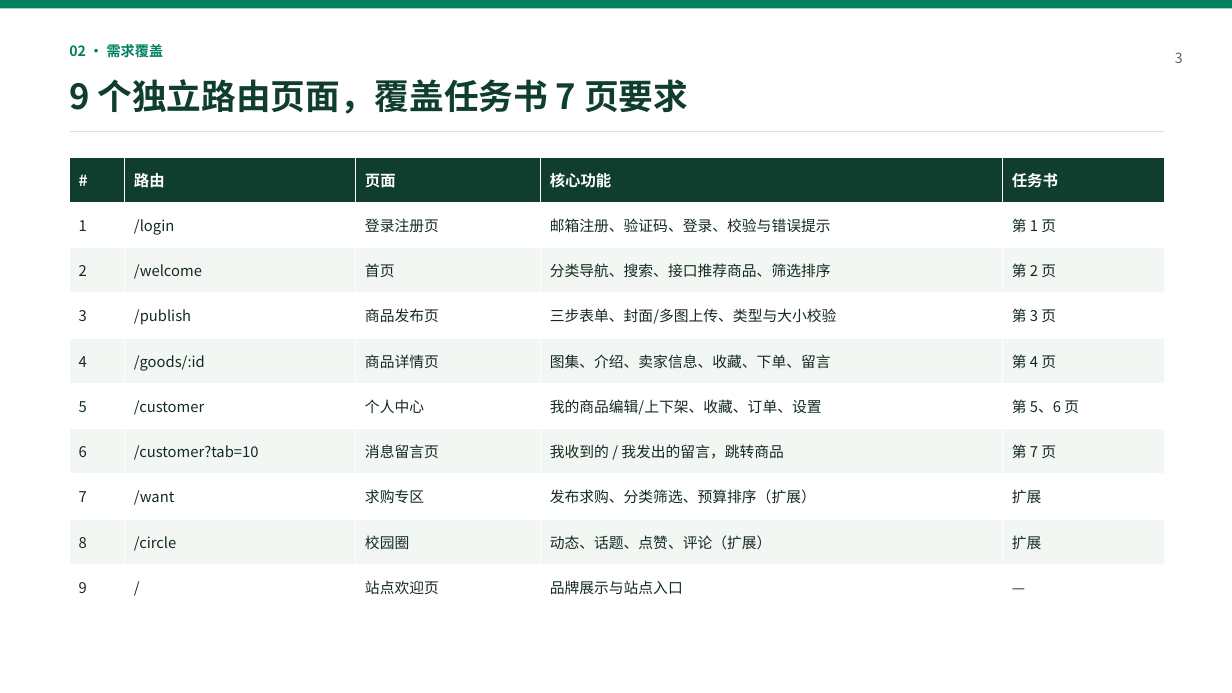
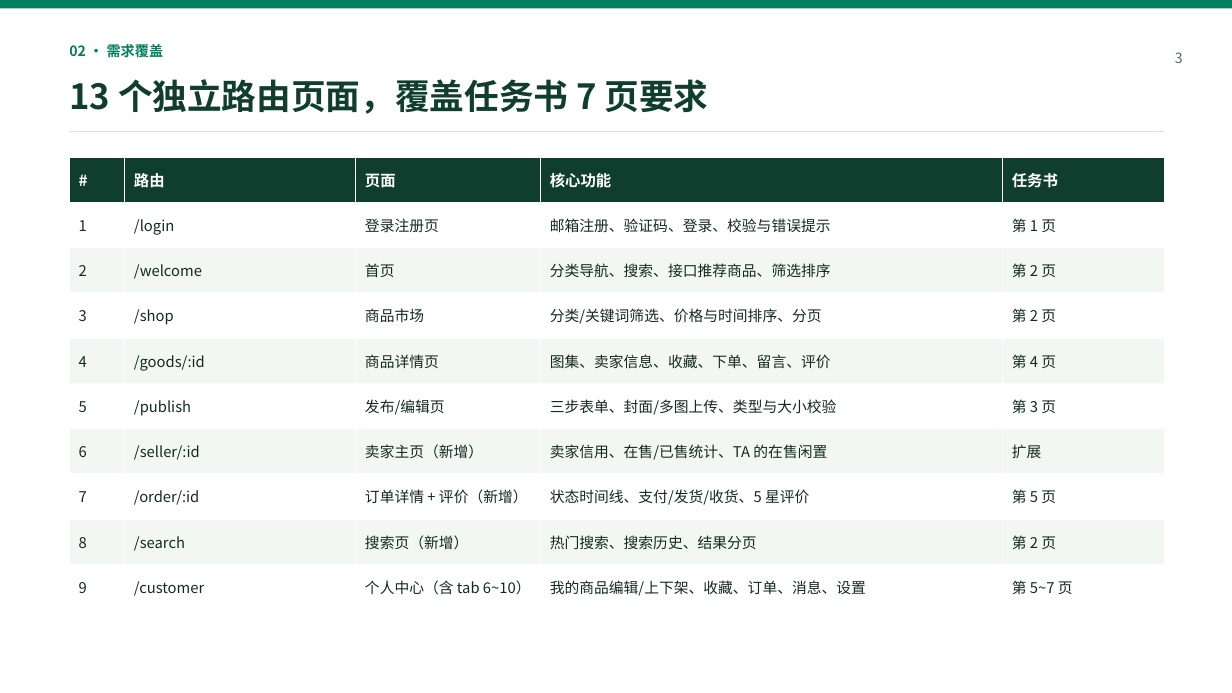
Before and after one commit to zhb0829/xianmao-frontend, a slide deck: slide 3 of docs/答辩PPT.pptx. Drawn at 1232x693 pixels with LibreOffice and Linux fonts; fonts in the diff are those of the drawing. Boxes give left, top, right and bottom in pixels: in the first picture for what was removed or moved away, otherwise in the second. Text is boxed around its words. In the diff, an @@ line names an element or a change of style, - is before the commit and + after.

Commit message:
docs: 报告/PPT/评审表/接口文档同步 13 页面与 47 端点

```diff
--- a/docs/答辩PPT.pptx
+++ b/docs/答辩PPT.pptx
@@ text at (69, 79, 709, 114): text changed @@
-9 个独立路由页面，覆盖任务书 7 页要求
+13 个独立路由页面，覆盖任务书 7 页要求
@@ table at (69, 157, 1165, 610) @@
-row 4: 3 | /publish | 商品发布页 | 三步表单、封面/多图上传、类型与大小校验 | 第 3 页
+row 4: 3 | /shop | 商品市场 | 分类/关键词筛选、价格与时间排序、分页 | 第 2 页
-row 5, column 4: 图集、介绍、卖家信息、收藏、下单、留言
+row 5, column 4: 图集、卖家信息、收藏、下单、留言、评价
-row 6: 5 | /customer | 个人中心 | 我的商品编辑/上下架、收藏、订单、设置 | 第 5、6 页
+row 6: 5 | /publish | 发布/编辑页 | 三步表单、封面/多图上传、类型与大小校验 | 第 3 页
-row 7: 6 | /customer?tab=10 | 消息留言页 | 我收到的 / 我发出的留言，跳转商品 | 第 7 页
+row 7: 6 | /seller/:id | 卖家主页（新增） | 卖家信用、在售/已售统计、TA 的在售闲置 | 扩展
-row 8: 7 | /want | 求购专区 | 发布求购、分类筛选、预算排序（扩展） | 扩展
+row 8: 7 | /order/:id | 订单详情 + 评价（新增） | 状态时间线、支付/发货/收货、5 星评价 | 第 5 页
-row 9: 8 | /circle | 校园圈 | 动态、话题、点赞、评论（扩展） | 扩展
+row 9: 8 | /search | 搜索页（新增） | 热门搜索、搜索历史、结果分页 | 第 2 页
-row 10: 9 | / | 站点欢迎页 | 品牌展示与站点入口 | —
+row 10: 9 | /customer | 个人中心（含 tab 6~10） | 我的商品编辑/上下架、收藏、订单、消息、设置 | 第 5~7 页
```
Also in this commit, not shown: 5 other slides changed, 4 other files.
